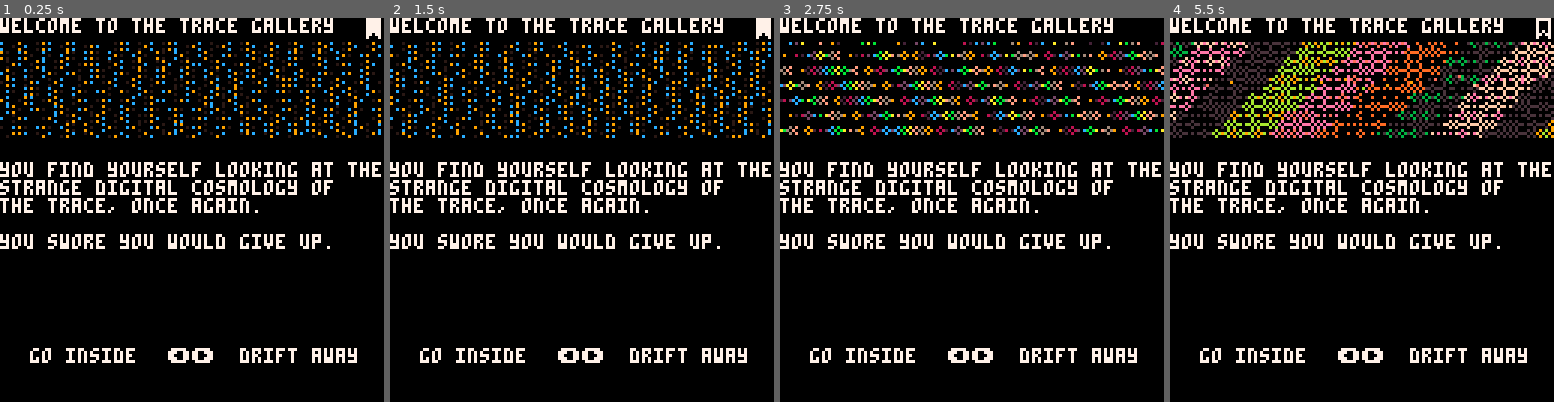
Above: before the commit, frames 1-4 (left to right).
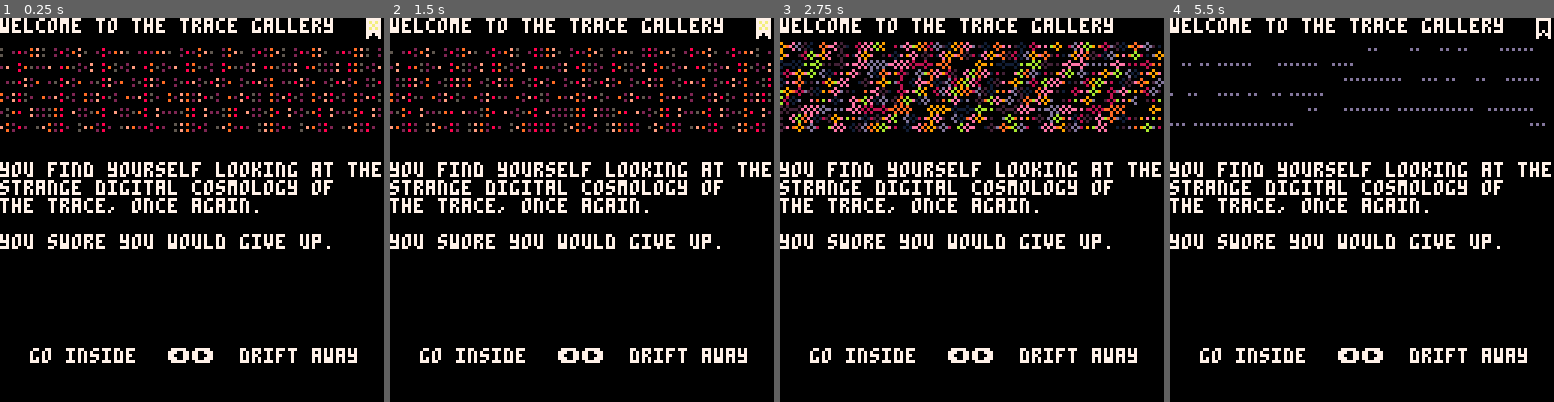
Above: after the commit, the same moments.

Repository: aebrer/pico8_carts
Game: PICO-8 cartridge games/the_trace/the_trace.p8
The game is run twice, just before and just after one commit, with the same random seed, the same clock (stepped at 60 frames per second) and the same inputs.
Inputs:
- Up to frame 1 (0.25 s): no input
- Up to frame 2 (1.5 s): tap X (X key) at 0.33, 1.07 s; tap O (Z key) at 0.7 s
- Up to frame 3 (2.75 s): hold Right 1.6-2.1 s; tap O (Z key) at 1.7, 2.1, 2.5 s; tap X (X key) at 1.85 s; hold Up 2.15-2.42 s; hold Right from 2.47 s (still down)
- Up to frame 4 (5.5 s): tap O (Z key) every 0.4 s from 2.9 to 5.3 s; tap X (X key) at 2.97, 4.08, 5.2 s; release Right at 3.03 s; hold Left 3.08-3.58 s; hold Down 3.63-3.97 s; hold Right 4.02-4.68 s; hold Up 4.73-5.03 s; hold Left from 5.08 s (still down)

The runs differ from the first frame. In frame 1, 6.3% of the frame differs, in the area x 0-100%, y 0-32%; in frame 2, 6.7%; in frame 3, 12%, in the area x 0-100%, y 6-31%; in frame 4, 9.9%.

Commit message:
trace updates

Diff:
--- a/games/the_trace/the_trace.p8
+++ b/games/the_trace/the_trace.p8
@@ -51,8 +51,8 @@
  for i=1,14do pal(i,flr(rnd(33)-17),1)end
 end
 
-function v9_static.draw(self)
-	for x=self.g,128,self.z do for y=self.g,128,self.w do
+function v9_static.draw(self,x1,y1,w,h)
+	for x=self.g+x1,self.g+x1+w,self.z do for y=self.g+y1,self.g+y1+h,self.w do
  circ(x,y,rnd(2),x*y%self.c)end end
 end
 
@@ -84,7 +84,10 @@
 	 if btnp(b) then
 	  pressed=b
 	  if curr_page.choices[b] then
-				if(curr_page.choices[b].cb)curr_page.choices[b]:cb()
+				-- callback for this choice
+    if(curr_page.choices[b].cb)curr_page.choices[b]:cb()
+    -- callback for any choice
+    if(curr_page.leave_cb)curr_page:leave_cb()
 		  if curr_page.choices[b].page then
 		  	sfx(16, 3) -- select option sound
 		  	prev_page=curr_page
@@ -97,14 +100,19 @@
 
  -- set bookmark
  if (bkmk and btnp(❎)) then
+  if(curr_page.leave_cb)curr_page:leave_cb()
   curr_page=bkmk
   curr_page.i=false
   bkmk=nil
  elseif btnp(❎) then
   bkmk=curr_page
  end
- if(prev_page and btnp(🅾️))curr_page=prev_page;curr_page.i=false;prev_page=nil
-
+ if (prev_page and btnp(🅾️)) then
+  curr_page=prev_page
+  curr_page.i=false
+  prev_page=nil
+  if(curr_page.leave_cb)curr_page:leave_cb()
+ end
 
 end
 -->8
@@ -117,6 +125,7 @@
 	page.text = text
 	page.logo = v9_static
 	page.cb = cls
+ page.leave_cb = nil
 	page.choices = {}
 
 	-- method assignments
@@ -184,12 +193,12 @@
 
 function dis_logo(page)
  clip(0,8,128,32)
- page.logo:draw()
+ page.logo:draw(0,8,128,32)
  clip()
 end
 
 function dis_text(page)
- print("\^#"..page.text,0,48,15)
+ if(page.text)print("\^#"..page.text,0,48,15)
 end
 
 function dis_choices(page)
@@ -215,17 +224,29 @@
 	 print(c➡️.title,hcenter(c➡️.title,100),110,15)
 	end
 
+	-- if there are no options, what do?
  if (not (c⬆️ or c⬇️ or c⬅️ or c➡️)) then
-  print("press 🅾️/c/z to forget",hcenter("press 🅾️/c/z to forget",62),110,15)
-  if(inventory["cursed"])print("(metaphorically speaking)",hcenter("(metaphorically speaking)",62),118,15)
+		local no_choice=true
+		if inventory["open mind"]	then
+			no_choice=false
+			curr_page.choices[⬇️]=ch_look_around
+		end
+		if inventory["blank card"]	then
+			no_choice=false
+			curr_page.choices[➡️]=ch_read_card
+		end
+		if no_choice then
+	  print("press 🅾️/c/z to forget",hcenter("press 🅾️/c/z to forget",62),110,15)
+	  if(inventory["cursed"])print("(metaphorically speaking)",hcenter("(metaphorically speaking)",62),118,15)
+  end
   if(not bkmk)bkmk=lib[title]
  -- draw button press effect
- elseif pressed then
+ end
+ if page.choices[pressed] then
   print(butt_key[pressed],butt_pos[pressed][1],butt_pos[pressed][2],0)
  	pc+=1
  	if(pc>6)pc=0pressed=nil
  end
-
 end
 
 function glitch()
@@ -244,8 +265,10 @@
 end
 
 function tear(page)
- clip(rnd(20)+70,0,rnd(15)+5,128)
- page.logo:draw()
+ local x1=rnd(20)+70
+ local w=rnd(15)+5
+ clip(x1,0,w,128)
+ page.logo:draw(x1,0,w,128)
  clip()
 end
 
@@ -253,6 +276,12 @@
  poke(0x5f54,0x60)
  sspr(0,8,128,32,1,9,126,30)
  poke(0x5f54,0x00)
+end
+
+function more_art(page)
+ clip(0,37,128,64)
+ page.logo:draw(0,37,128,64)
+ clip()
 end
 -->8
 -- pages
@@ -263,6 +292,7 @@
 title,
 "you find yourself looking at the\nstrange digital cosmology of \nthe trace, once again.\n\nyou swore you would give up.\n"
 )
+lib[title].seed=1
 
 -- second page
 tsp="the second page"
@@ -318,6 +348,21 @@
 "you think i don't know why\nyou came here? i know.\n\nyou won't find it, no matter\nhow hard you look.\n"
 )
 
+-- art card
+p_art="...it matches the walls"
+lib[p_art]=new_page(
+p_art
+)
+lib[p_art].vfx=more_art
+
+-- good for you
+p_g4u="good for you"
+lib[p_g4u]=new_page(
+p_g4u,
+"maybe that was a test.\ndo you ever think that?\nbut there's no one\nwatching. you're alone here."
+)
+
+
 -- fuck me?
 fuck_me="fuck me?"
 lib[fuck_me]=new_page(
@@ -343,6 +388,12 @@
  curr_page.i=false
  curr_page.seed+=1
 end
+
+function seed_rnd()
+ sfx(17, 3) --scutter sound
+ curr_page.i=false
+ curr_page.seed=rnd(-1)
+end
 lib[title].choices[➡️]=new_choice(
 "drift away",
 nil,
@@ -360,7 +411,23 @@
 no_trace
 )
 
-lib[toc].choices[⬇️]=new_choice(
+ch_read_card=new_choice(
+ "read card",
+ lib[read_card],
+ function()
+  if cursed then
+   lib[read_card].choices[⬇️]=new_choice(
+    "don't read",
+    lib[p_curse],
+    function()
+    inventory["cursed"]=true
+    end
+   )
+  end
+ end
+)
+
+ch_look_around=new_choice(
 "look around",
 nil,
 function()
@@ -368,26 +435,20 @@
   if not inventory["blank card"] then
    lib[toc].text = lib[toc].text.."\nyou find a small blank card\nand pocket it."
    inventory["blank card"]=true
-   lib[engreg].choices[➡️]=new_choice(
-    "read card",
-    lib[read_card],
-     function()
-      if cursed then
-       lib[read_card].choices[⬇️]=new_choice(
-        "don't read",
-        lib[p_curse],
-        function()
-        inventory["cursed"]=true
-        end
-       )
-      end
-     end
-   )
+   lib[engreg].choices[➡️]=ch_read_card
   end
  end
- seed_plus()
-end
-)
+ if rnd()<.01 then
+  if not inventory["open mind"] then
+  	inventory["open mind"]=true
+  	if(curr_page.text)curr_page.text=curr_page.text.."\nyou've got a pretty open mind."
+ 	end
+ end
+ seed_rnd()
+end
+)
+lib[toc].choices[⬇️]=ch_look_around
+
 lib[toc].choices[⬅️]=new_choice(
 "go back",
 lib[ade]
@@ -399,13 +460,38 @@
 
 lib[read_card].choices[⬅️]=new_choice(
 "a threat",
-lib[p_threat]
-)
+lib[p_threat],
+function()
+ for i in all({➡️,⬆️,⬇️}) do
+ 	lib[read_card].choices[i]=nil
+ end
+end
+)
+
+lib[read_card].choices[⬆️]=new_choice(
+"just art",
+lib[p_art],
+function()
+ for i in all({➡️,⬅️,⬇️}) do
+ 	lib[read_card].choices[i]=nil
+ end
+end
+)
+
+lib[p_art].choices[⬇️]=ch_look_around
+lib[p_art].choices[⬇️].text="look inside"
 
 lib[p_threat].choices[⬆️]=new_choice(
 "fuck you",
 lib[fuck_me]
 )
+
+lib[p_threat].choices[⬅️]=new_choice(
+"ignore it",
+lib[p_g4u]
+)
+
+lib[p_g4u].choices[⬇️]=ch_look_around
 
 
 __gfx__
